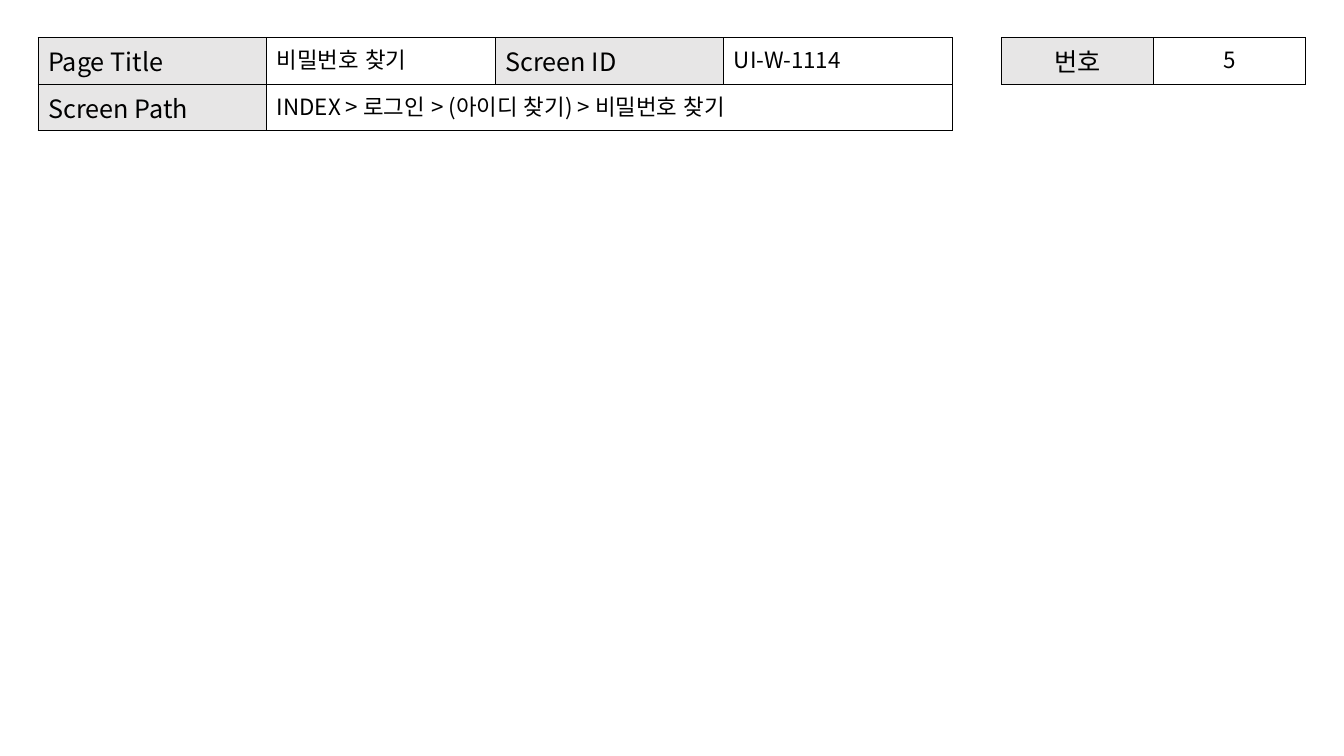
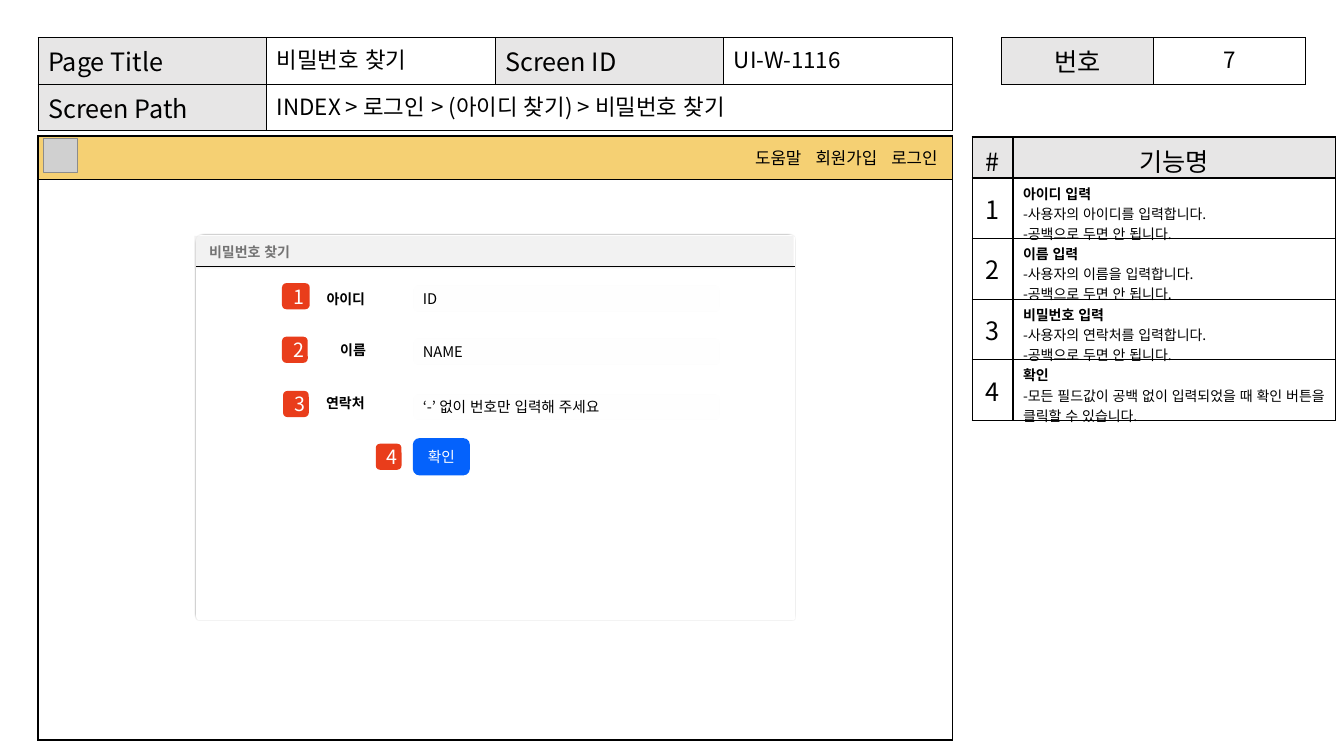
Before and after one commit to Shimcoding/AnywhereBnb, a slide deck: slide 27 of 제주관광비앤비_프로젝트.pptx (slide 23 before the commit). Drawn at 1344x756 pixels with LibreOffice and Linux fonts; fonts in the diff are those of the drawing; grey boxes stand for pictures. Boxes give left, top, right and bottom in pixels: in the first picture for what was removed or moved away, otherwise in the second. Text is boxed around its words. In the diff, an @@ line names an element or a change of style, - is before the commit and + after.

```diff
--- a/제주관광비앤비_프로젝트.pptx
+++ b/제주관광비앤비_프로젝트.pptx
@@ table at box(38, 37, 954, 124) @@
-row 1, column 4: UI-W-1114
+row 1, column 4: UI-W-1116
@@ table at box(1002, 37, 1307, 79) @@
-row 1, column 2: 5
+row 1, column 2: 7
@@ rectangle added at box(38, 136, 953, 740), fill #FFFFFF, outline #000000 1 pt @@
@@ rectangle added at box(38, 136, 953, 179), fill #F5D073, outline #000000 1 pt, 12 pt, text #000000 @@
+도움말 회원가입 로그인
@@ picture added at box(43, 139, 77, 172) @@
@@ table added at box(973, 137, 1336, 426), 5 rows, 2 columns @@
+# | 기능명
+1 | 아이디 입력 / -사용자의 아이디를 입력합니다. / -공백으로 두면 안 됩니다.
+2 | 이름 입력 / -사용자의 이름을 입력합니다. / -공백으로 두면 안 됩니다.
+3 | 비밀번호 입력 / -사용자의 연락처를 입력합니다. / -공백으로 두면 안 됩니다.
+4 | 확인 / -모든 필드값이 공백 없이 입력되었을 때 확인 버튼을 클릭할 수 있습니다.
@@ rounded rectangle added at box(195, 236, 793, 268), fill #E7E6E6 at 50% opacity @@
@@ rounded rectangle added at box(196, 235, 795, 620), fill #FFFFFF, outline #000000 1 pt @@
@@ line added from (196, 266) to (796, 266), #000000 0.25 pt @@
@@ text added at box(209, 245, 290, 258), 10 pt, text #000000, bold @@
+비밀번호 찾기
@@ rounded rectangle added at box(282, 283, 311, 310), fill #E93D1B, 14 pt, text #FFFFFF @@
+1
@@ text added at box(327, 292, 366, 306), 10 pt, text #000000, bold @@
+아이디
@@ rectangle added at box(413, 285, 721, 312), fill #FFFFFF, outline #000000 1 pt, 10.5 pt, text #000000 @@
+ID
@@ rounded rectangle added at box(282, 337, 309, 363), fill #E93D1B, 14 pt, text #FFFFFF @@
+2
@@ text added at box(340, 343, 366, 357), 10 pt, text #000000, bold @@
+이름
@@ rectangle added at box(413, 339, 721, 365), fill #FFFFFF, outline #000000 1 pt, 10.5 pt, text #000000 @@
+NAME
@@ rounded rectangle added at box(283, 391, 310, 417), fill #E93D1B, 14 pt, text #FFFFFF @@
+3
@@ text added at box(326, 396, 365, 410), 10 pt, text #000000, bold @@
+연락처
@@ rectangle added at box(413, 394, 721, 420), fill #FFFFFF, outline #000000 1 pt, 10.5 pt, text #000000 @@
+‘-’ 없이 번호만 입력해 주세요
@@ rounded rectangle added at box(376, 444, 402, 470), fill #E93D1B, 14 pt, text #FFFFFF @@
+4
@@ rounded rectangle added at box(413, 439, 470, 476), fill #0462FC, 10.5 pt, text #FFFFFF @@
+확인
```
Also in this commit, not shown: 14 other slides changed, 8 slides added, 3 other files.
